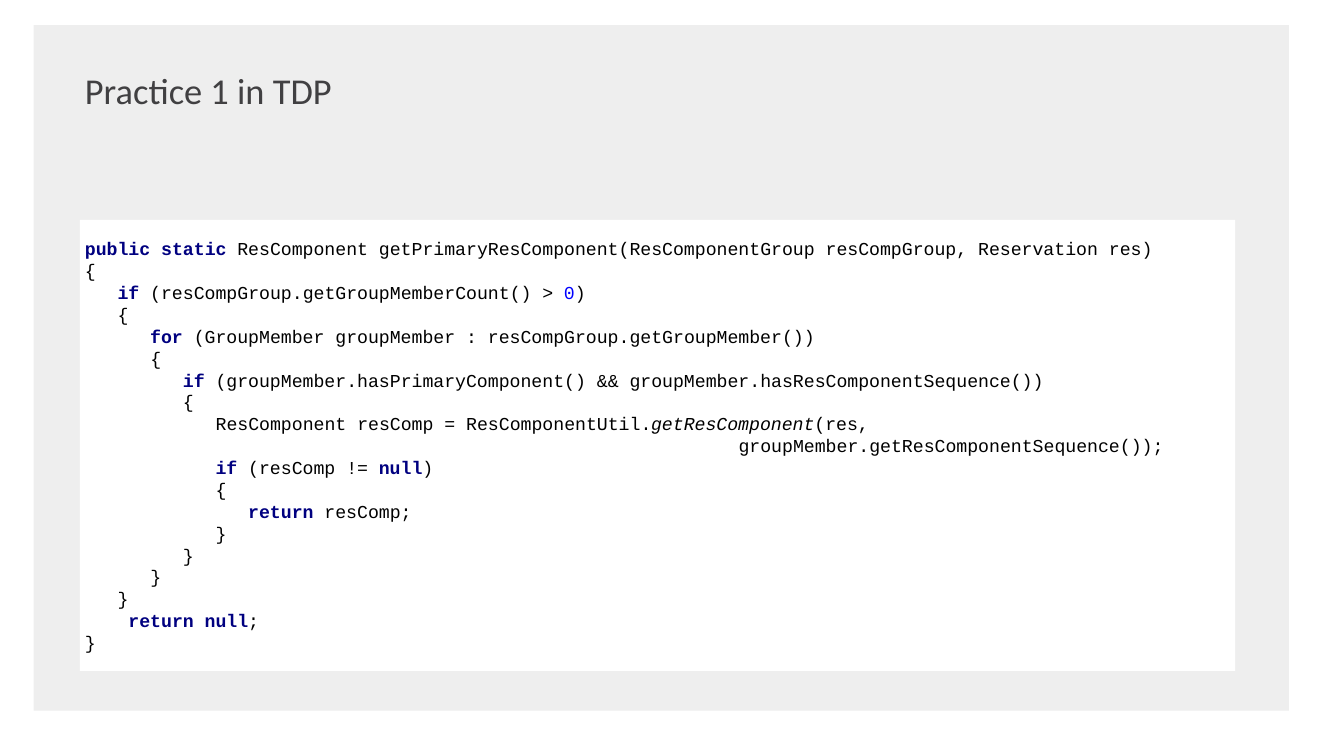
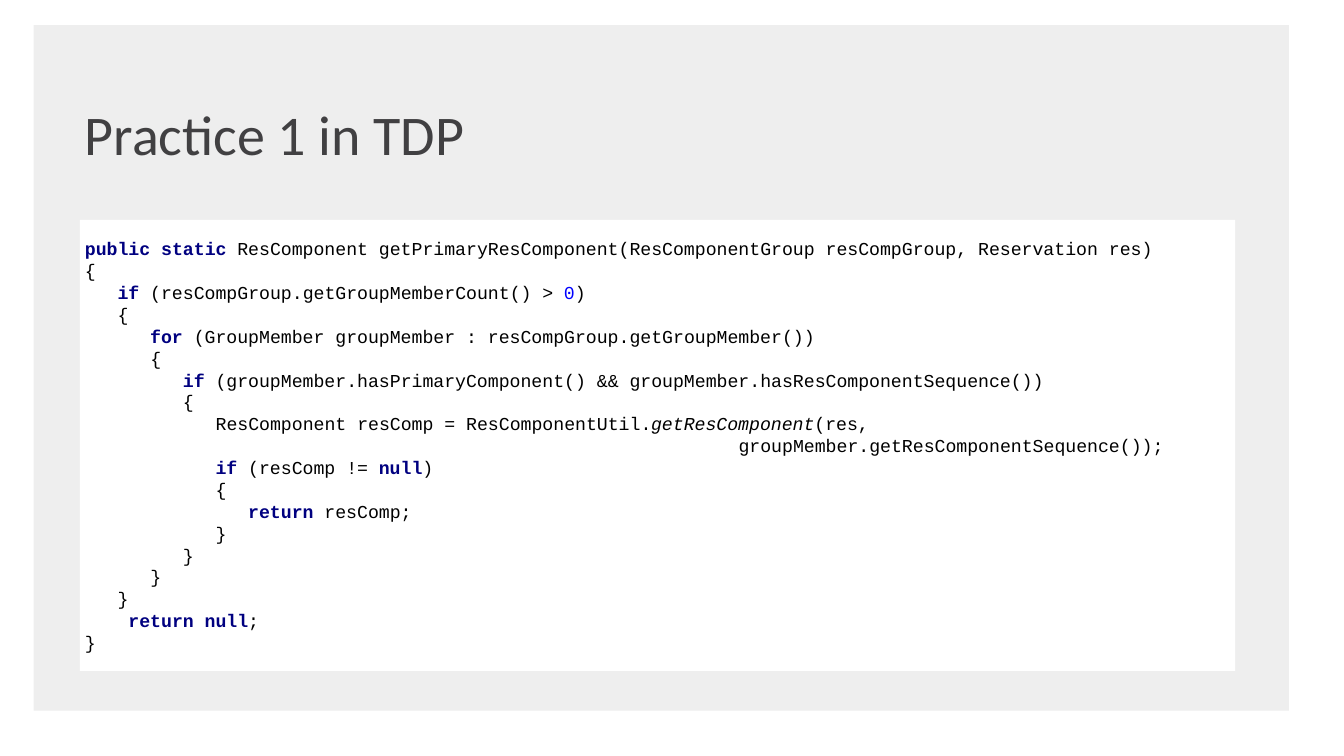
Before and after one commit to shaojie-xu-kp/Java8_lunch_learn, a slide deck: slide 40 of Java 8 & TDP.pptx. Drawn at 1344x756 pixels with LibreOffice and Linux fonts; fonts in the diff are those of the drawing; background and template pictures are left out. Boxes give left, top, right and bottom in pixels: in the first picture for what was removed or moved away, otherwise in the second. Text is boxed around its words. In the diff, an @@ line names an element or a change of style, - is before the commit and + after.

```diff
--- a/Java 8 & TDP.pptx
+++ b/Java 8 & TDP.pptx
@@ text "Practice 1 in TDP": place and size @@
-text "Practice 1 in TDP" at [85, 79, 332, 105]
+text "Practice 1 in TDP" at [85, 116, 465, 156]
@@ text "Practice 1 in TDP" at [85, 116, 465, 156]: size 26 to 40 pt @@
```
Also in this commit, not shown: 8 other slides changed, 1 other file.
